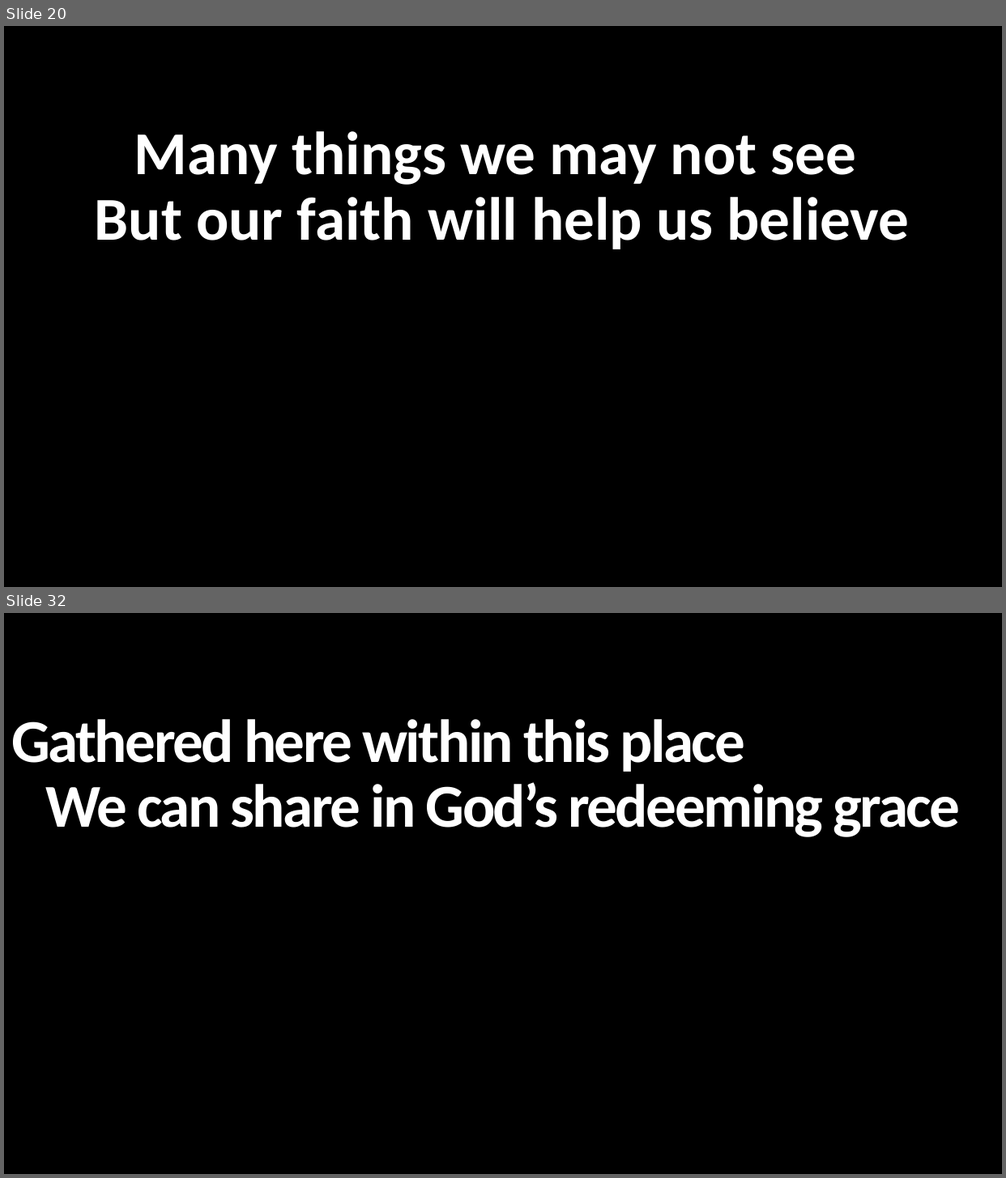
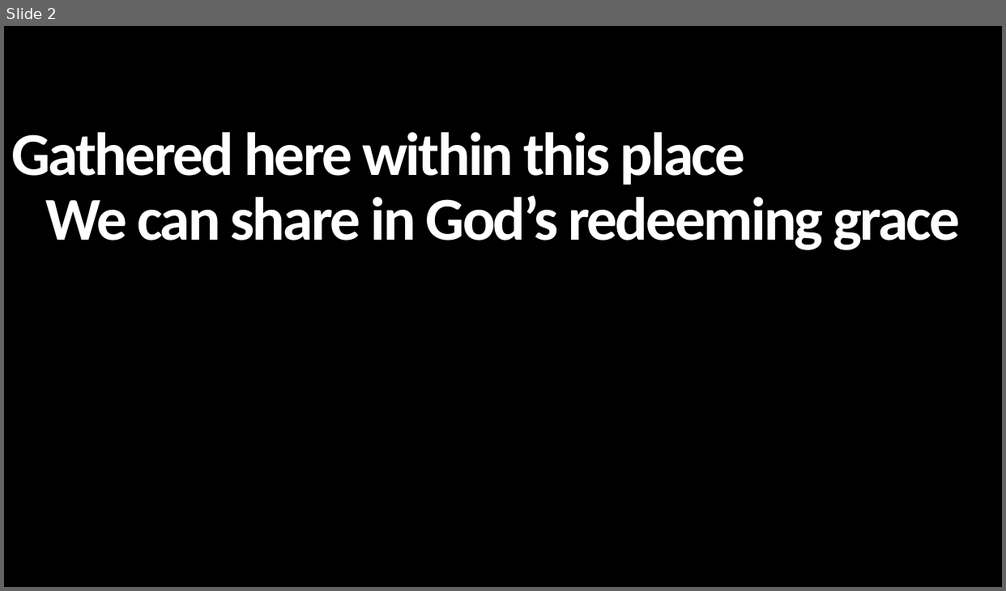
Before and after one commit to rwm6857/GraceChords, a slide deck: docs/pptx/gathered_here_within_this_place.pptx. Shown one above the other, each under a label of ours: slides 20 and 32 before the commit, slide 2 after it; the slides between them are not shown. The pictures are 1006x1178 and 1006x591 pixels, drawn with LibreOffice and Linux fonts; fonts in the diff are those of the drawing. Boxes give left, top, right and bottom in pixels: in the first picture for what was removed or moved away, otherwise in the second. Text is boxed around its words. In the diff, an @@ line names an element or a change of style, - is before the commit and + after.

```diff
--- a/docs/pptx/gathered_here_within_this_place.pptx
+++ b/docs/pptx/gathered_here_within_this_place.pptx
@@ slide 20 removed at (x1=4, y1=26, x2=1002, y2=587), background #000000 @@
@@ text removed at (x1=95, y1=131, x2=909, y2=250) @@
-Many things we may not see
-But our faith will help us believe
@@ what was slide 32 is now slide 2 @@
```
Also in this commit, not shown: 42 other slides removed, 24 other files.
